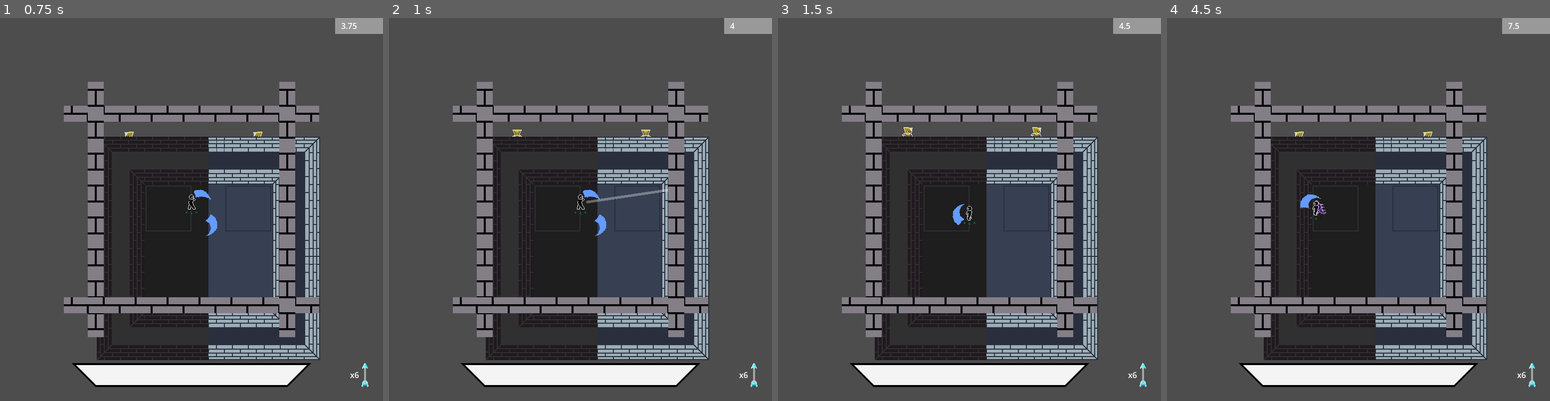
Above: before the commit, frames 1-4 (left to right).
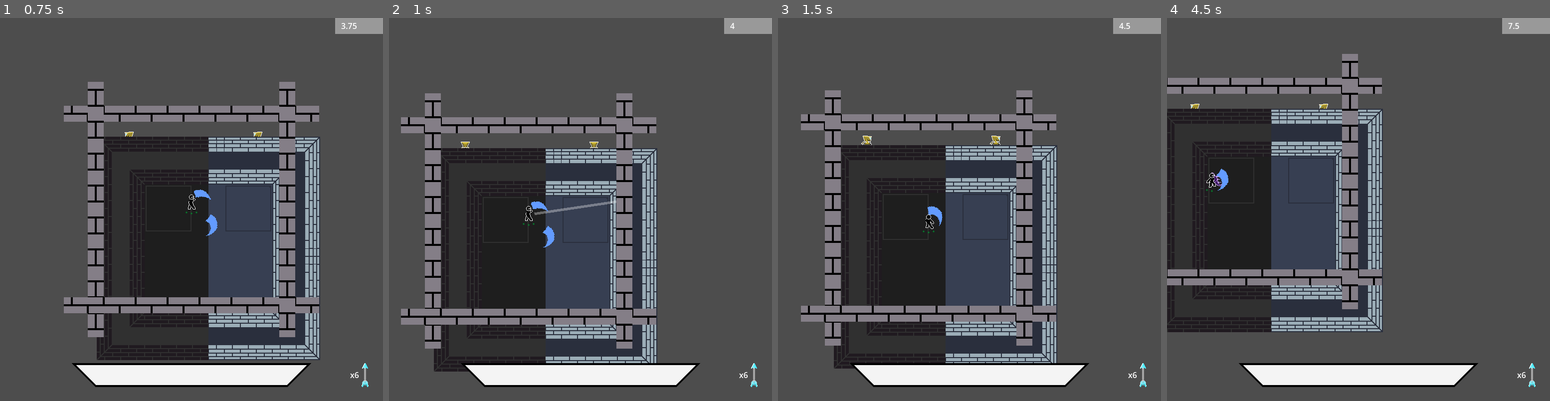
Above: after the commit, the same moments.

Repository: Svedek/The_Seeker
Game: Godot game, scene res://World/arena.tscn
Two runs of this game, one before a commit and one after it. Both use one fixed random seed, a clock stepped at 60 frames per second and the inputs below. The engine's default icon, where the game draws it, is replaced by a stand-in: a white triangle on a blue panel in a dark square.
Inputs (mouse positions are in pixels of both pictures, inside the frame that each line leads up to):
- Up to frame 1 (0.75 s): move the mouse to (275, 190) at 0.52 s; hold Right (ui_right) from 0.53 s (still down); hold Right mouse button (aim) from 0.53 s (still down)
- Up to frame 2 (1 s): keep holding Right (ui_right); keep holding Right mouse button (aim); click (664, 190) at 0.8 s
- Up to frame 3 (1.5 s): move the mouse to (892, 228) at 1.27 s; release Right (ui_right) at 1.28 s; release Right mouse button (aim) at 1.28 s; hold Down (ui_down) from 1.28 s (still down); click (892, 228) at 1.35 s
- Up to frame 4 (4.5 s): tap Shift (dash) at 1.55, 3.8, 4.35 s; move the mouse to (1396, 125) at 2.02 s; release Down (ui_down) at 2.03 s; hold Right (ui_right) 2.03-2.78 s; hold Shift (dash) 2.03-2.78 s; click (1396, 125) at 2.17 s; right-click (1396, 125) at 2.3 s; move the mouse to (1339, 286) at 2.77 s; hold Up (ui_up) 2.78-3.53 s; right-click (1339, 286) at 2.85 s; click (1339, 286) at 3.05 s; move the mouse to (1473, 266) at 3.52 s; press the mouse at (1473, 266) at 3.53 s; hold Left (ui_left) from 3.53 s (still down); move the mouse to (1243, 152) at 4.27 s; release the mouse at (1243, 152) at 4.28 s; click (1243, 152) at 4.42 s

Frame 1 is identical in both runs. In frame 2, 38% of the frame differs, in the area x 3-84%, y 16-93%; in frame 3, 32%; in frame 4, 50%, in the area x 0-84%, y 9-90%.

Commit message:
GameCamera started

Diff:
--- a/The_Seeker/GameCamera.gd
+++ b/The_Seeker/GameCamera.gd
@@ -8,12 +8,19 @@
 
 # Called every frame. 'delta' is the elapsed time since the previous frame.
 func _process(delta):
-	if Input.is_action_just_pressed("attack",true):
-		print("yes")
 	pass
 
-func _unhandled_input(event):
-	print(event)
-	#if event is InputEventMouseButton and event.button_index == MOUSE_BUTTON_LEFT && event.is_echo():
+func _unhandled_input(event: InputEvent):
+	if event.is_action_pressed("attack"):
+		if event.is_class("InputEventMouseButton"):
+			position = get_global_mouse_position()
 
+func _follow_player():
 	pass
+
+func update_camera(pos:Vector2, limits:Vector4):
+	position = pos
+	limit_left = limits.w
+	limit_top = limits.x
+	limit_right = limits.y
+	limit_bottom = limits.z
--- a/The_Seeker/States/AttackState.gd
+++ b/The_Seeker/States/AttackState.gd
@@ -54,7 +54,6 @@
 			if new_dir != Vector2.ZERO:
 				dir = new_dir.normalized()
 
-			print(dir)
 			_attack_queued = true
 
 func process(delta:float) -> BaseState:
@@ -74,7 +73,6 @@
 	return null
 
 func attack():
-	print("Attack: " + str(_current_attack))
 	player.set_weapon_pivot_dir(dir)
 	player.set_blend_position(animation_name + str(_current_attack), dir)
 	player.play_animation(animation_name + str(_current_attack))
--- a/The_Seeker/States/StateManager.gd
+++ b/The_Seeker/States/StateManager.gd
@@ -13,7 +13,6 @@
 
 	current_state = new_state
 	current_state.enter(dir)
-	print(current_state)
 
 func init(player: Player) -> void:
 	for child in get_children():
--- a/The_Seeker/game_camera.tscn
+++ b/The_Seeker/game_camera.tscn
@@ -3,4 +3,5 @@
 [ext_resource type="Script" path="res://GameCamera.gd" id="1_ur8o5"]
 
 [node name="GameCamera" type="Camera2D"]
+position_smoothing_enabled = true
 script = ExtResource("1_ur8o5")
